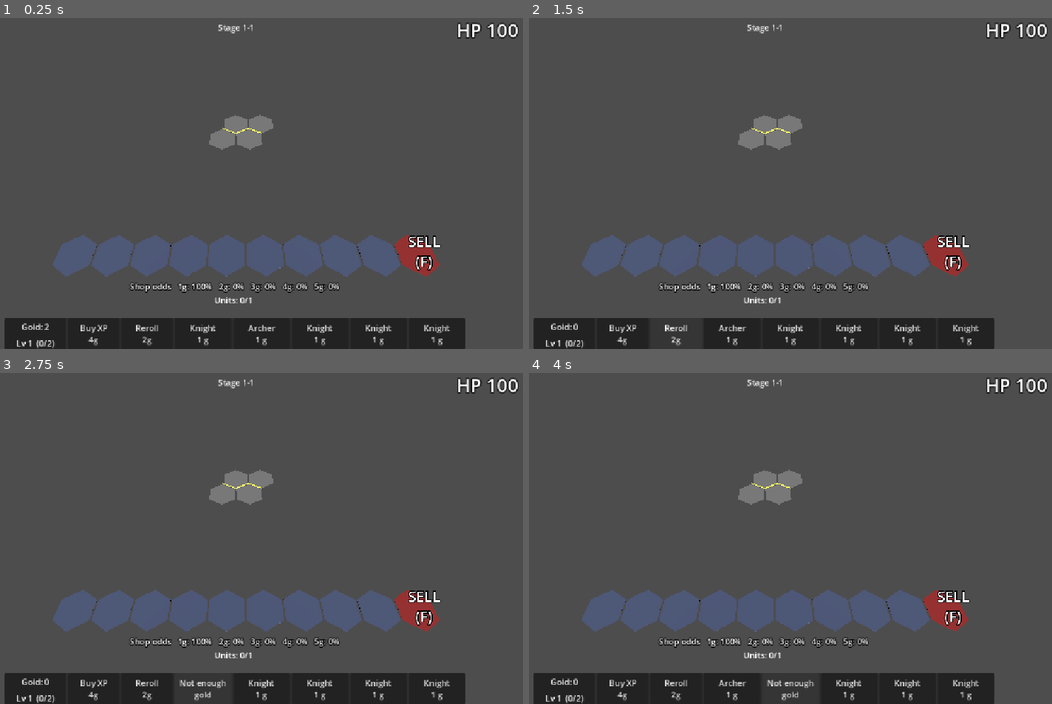
Above: before the commit, frames 1-4 (two rows, left to right).
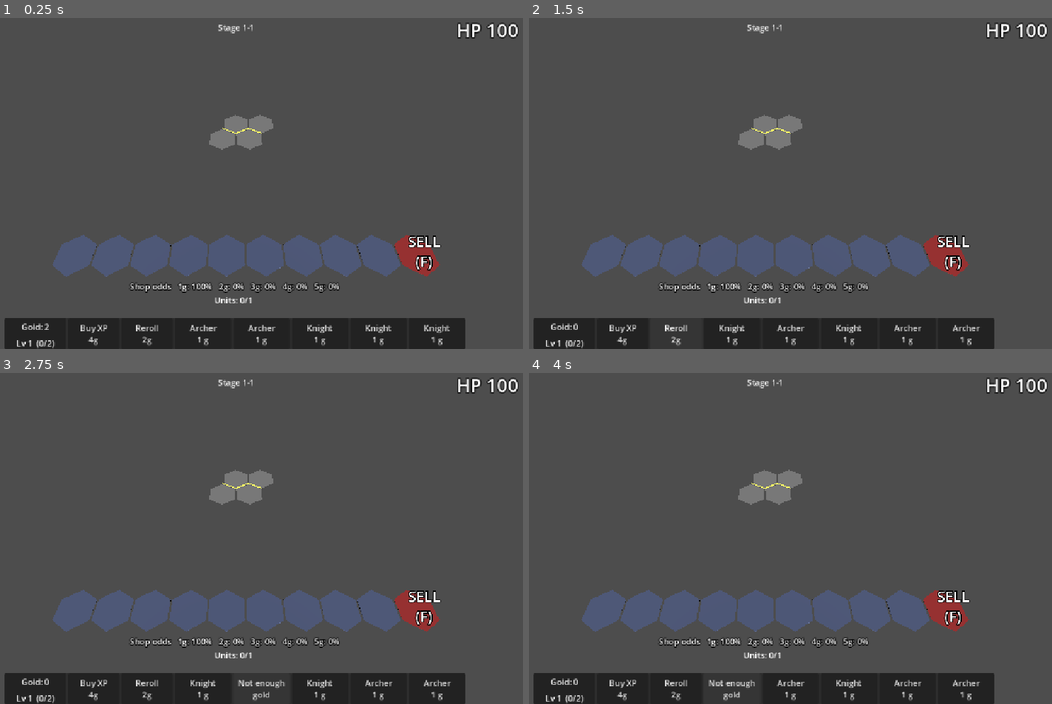
Above: after the commit, the same moments.

Repository: Pentastic23/Hare-Hex
Game: Godot game, scene res://scenes/main.tscn
Two runs of this game, one before a commit and one after it. Both use one fixed random seed, a clock stepped at 60 frames per second and the inputs below.
Inputs:
- Up to frame 1 (0.25 s): no input
- Up to frame 2 (1.5 s): click "Buy XP 4g" at 0.5 s; click "Reroll 2g" at 1.25 s
- Up to frame 3 (2.75 s): click "Archer 1 g" at 2 s
- Up to frame 4 (4 s): click "Not enough gold" at 2.75 s; click "Knight 1 g" at 3.5 s

The runs differ from the first frame. In frame 1, less than 0.1% of the frame differs, in the area x 36-42%, y 92-96%; in frame 2, 0.3%; in frame 3, 0.5%; in frame 4, 0.5%, in the area x 34-87%, y 92-100%.

Commit message:
Add shared unit pool and update project notes
- New UnitPool (unit_pool.gd): limited copies per unit by cost.
  Shop offers are taken from the pool when rolled and returned on
  the next roll; selling returns 3^(star-1) copies. Picks within a
  cost are weighted by copies left. Enemies don't draw from it.
- unit_sold signal now carries the star level.
- Shop slots clear when the pool can't fill them.
- CLAUDE.md: model guidance (when to switch to Opus), folder and
  scene trees matching the project, current status, known issues,
  and model tags on roadmap items.

Co-Authored-By: Claude Opus 5.5 <noreply@anthropic.com>

Diff:
--- a/Scripts/board.gd
+++ b/Scripts/board.gd
@@ -313,12 +313,13 @@
 func sell_unit(u: Unit):
 	if u == null or u.data == null:
 		return
-	var refund := u.data.cost * int(pow(3, u.star - 1))   # use `u.data.cost` for a flat refund
+	var refund := u.data.cost * UnitPool.copies_in(u.star)   # use `u.data.cost` for a flat refund
 	var d := u.data
+	var star := u.star
 	detach(u)
 	u.queue_free()
 	GameState.gold += refund
-	Events.unit_sold.emit(d, refund)
+	Events.unit_sold.emit(d, star, refund)
 
 func _build_sell_zone():
 	var s: Node3D = tile_scene.instantiate()
--- a/Scripts/events.gd
+++ b/Scripts/events.gd
@@ -13,7 +13,7 @@
 signal buy_xp_pressed
 signal board_limit_hit
 signal board_count_changed(current: int, limit: int)
-signal unit_sold(data: UnitData, refund: int)
+signal unit_sold(data: UnitData, star: int, refund: int)
 signal round_changed(stage: int, round_in_stage: int)
 signal streak_changed(wins: int, losses: int)
 signal hp_changed(hp: int)
--- a/Scripts/game_manager.gd
+++ b/Scripts/game_manager.gd
@@ -16,6 +16,8 @@
 @export var enemy_base_scale := 0.6        # round 1 enemies are 60% strength
 @export var enemy_scale_per_round := 0.08  # +8% each round
 var game_over := false
+var shared_pool: UnitPool
+var shop_offers: Array[UnitData] = []   # unbought offers; taken from the pool until the next roll
 
 
 
@@ -23,6 +25,7 @@
 	var slot = board.first_free_bench()
 	if slot == -1 and not board.would_complete_merge(d): return
 	GameState.gold -= d.cost
+	shop_offers.erase(d)   # stays out of the pool; it's ours now
 	var u := preload("res://Scenes/unit.tscn").instantiate() as Unit
 	board.get_node("Units").add_child(u)
 	u.setup(d, 0)
@@ -62,7 +65,9 @@
 
 
 func _ready():
+	shared_pool = UnitPool.new(unit_pool)
 	Events.unit_bought.connect(_on_unit_bought)
+	Events.unit_sold.connect(_on_unit_sold)
 	Events.reroll_pressed.connect(_on_reroll)
 	Events.buy_xp_pressed.connect(_on_buy_xp)
 	await get_tree().process_frame
@@ -70,13 +75,23 @@
 
 func roll_shop():
 	if unit_pool.is_empty(): return
+	_return_offers()
 	var offers: Array = []
 	for i in 5:
 		var tier: int = 1 if GameState.cheap_shop else _pick_cost_tier()
 		var d: UnitData = _random_unit_of_cost(tier)
-		if d != null:
+		if d != null and shared_pool.take(d):
 			offers.append(d)
+			shop_offers.append(d)
 	Events.shop_rolled.emit(offers)
+
+func _return_offers():
+	for d in shop_offers:
+		shared_pool.give_back(d)
+	shop_offers.clear()
+
+func _on_unit_sold(d: UnitData, star: int, _refund: int):
+	shared_pool.give_back(d, UnitPool.copies_in(star))
 
 func _pick_cost_tier() -> int:
 	var odds: Array = GameState.odds_for_level(GameState.level)
@@ -89,15 +104,15 @@
 	return 1
 
 func _random_unit_of_cost(tier: int) -> UnitData:
-	var options: Array = unit_pool.filter(func(x): return x != null and x.cost == tier)
-	if not options.is_empty():
-		return options.pick_random()
-	# No unit at this cost yet: fall back to the nearest cost that exists.
+	var d := shared_pool.pick(tier)
+	if d != null:
+		return d
+	# No copies left at this cost: fall back to the nearest cost that has some.
 	for off in range(1, 6):
 		for t in [tier - off, tier + off]:
-			options = unit_pool.filter(func(x): return x != null and x.cost == t)
-			if not options.is_empty():
-				return options.pick_random()
+			d = shared_pool.pick(t)
+			if d != null:
+				return d
 	return null
 
 func _on_reroll():
--- a/Scripts/shop_panel.gd
+++ b/Scripts/shop_panel.gd
@@ -18,3 +18,5 @@
 	for i in slots.size():
 		if i < offers.size():
 			slots[i].show_offer(offers[i])
+		else:
+			slots[i].clear_offer()   # pool ran dry; don't leave last roll's offer up
--- a/Scripts/shop_slot.gd
+++ b/Scripts/shop_slot.gd
@@ -7,6 +7,11 @@
 	offer = d
 	text = "%s\n%d g" % [d.display_name, d.cost]
 	disabled = false
+
+func clear_offer():
+	offer = null
+	text = ""
+	disabled = true
 
 func _pressed():
 	var gm := get_tree().root.get_node_or_null("Main/GameManager")
--- /dev/null
+++ b/Scripts/unit_pool.gd
@@ -0,0 +1,47 @@
+# unit_pool.gd
+class_name UnitPool extends RefCounted
+
+# Copies of each unit in the shared pool, by cost.
+const COPIES_PER_COST := {1: 30, 2: 25, 3: 18, 4: 10, 5: 9}
+
+var remaining := {}   # UnitData -> int
+
+func _init(roster: Array[UnitData]):
+	for d in roster:
+		if d != null:
+			remaining[d] = COPIES_PER_COST.get(d.cost, 0)
+
+static func copies_in(star: int) -> int:
+	return int(pow(3, star - 1))
+
+func count(d: UnitData) -> int:
+	return remaining.get(d, 0)
+
+func take(d: UnitData) -> bool:
+	if count(d) <= 0:
+		return false
+	remaining[d] -= 1
+	return true
+
+func give_back(d: UnitData, copies := 1):
+	if remaining.has(d):
+		remaining[d] = mini(remaining[d] + copies, COPIES_PER_COST.get(d.cost, 0))
+
+# Random unit of this cost, weighted by copies left. Null if none are left.
+func pick(cost: int) -> UnitData:
+	var total := 0
+	for key in remaining:
+		var d: UnitData = key
+		if d.cost == cost:
+			total += remaining[d]
+	if total <= 0:
+		return null
+	var r := randi() % total
+	for key in remaining:
+		var d: UnitData = key
+		if d.cost != cost:
+			continue
+		r -= remaining[d]
+		if r < 0:
+			return d
+	return null
Not shown, added: Scripts/unit_pool.gd.uid
Not shown, changed: CLAUDE.md
